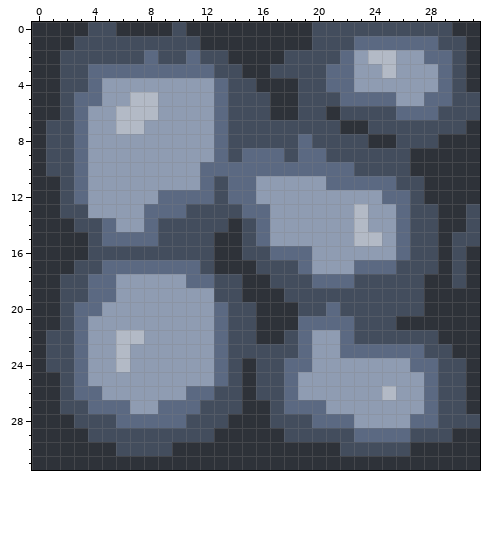
Pixel-art sprite -- assets/floortile.png. Above, as it was before the edit.
The file is 32x32 pixels.
The result:
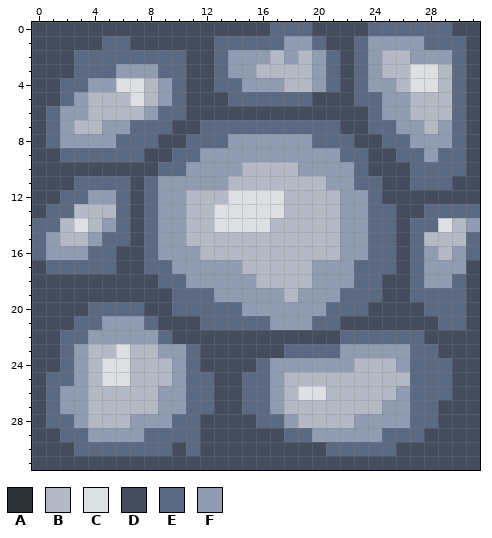
Palette (. is transparent): A #2e3239  B #b3bac6  C #dddfe3  D #434d5d  E #5b6982  F #8f9cb2
Diff:
Changed rows in their new state; - is an unchanged pixel.
first column x 0:
 0 DDDD--DDDD-DDDDDDEEE----EEEEEEDD
 1 DDD--EE-----DEEEEEFFE---FFFF-EED
 2 DD-EEEEE-EED-EFFFBFBFEDEF-B-FFED
 3 DD-E--FFF--DDEFFBBBBF-DE--BCCBED
 4 DDEEF-CCB-EDD-EFFFBBF-DE--BCCBED
 5 DDEFBBBC--EDDDEEEEEE--D--F-BBBE-
 6 DEFFBB--FEEDDD---DD--D--EFFBBBE-
 7 DEFBB-FEEEDDE-EEEEEEEEDDEEFFBFED
 8 DEFF--EEEDDEE-FFFFFFEEE-DEEFFFED
 9 D-E-EEEEDDEE-FFFFFFFFFEE--EEFEED
10 D--DDDDDDEE-FFFBBBBFFFFE---EEEED
11 DD--EEEDE---FFBBBBBBBFF--D-EEEDD
12 DDE---EDEFFBBBCCCCBBBB--EDD-DDDD
13 DEEBBBED-FFBBCCCCCBBBB-FEED-EEEE
14 EEBCBFED-FFBBCCCCBBBBB-FEEDEECBF
15 EFBBF--D-FFBBBBBBBBBBB-FEEDEBBBE
16 EFFFEE--EFFFBBBBBBBBBB--EEDEFBFE
17 DEEEE-DD--FFFFFBBBBB-------EFFFD
18 DD--DDDDDEEFFFFFBBBBFFFEE--EFFED
19 DD--DDDDDDEEEFFFFFBFFFEEE--EEEED
20 DD-D-EEEDDEEE-EFFFFFF-EE----EEED
21 DD--E---EDDDE-EEEFFF--D---DDDEED
22 D-E---FF-EDDDD--DD-DDD-EEEEE-DDD
23 D-EFBBCBB--EDD----E-EEFFFFF-E-DD
24 D-EFBCCBBB-EDD-DEFFF---BBB---E-D
25 DEEFBCCBBB-EED-EEFBBBBBBBBBE-E-D
26 DEFFBBBBB------EEFBCCBBBB--E-E-D
27 DEFFBBBBBFF-E--EEFBBBBBBB--E---D
28 DEEFBBBFFF-E--DDEEFBBBB---------
29 DDEEFFFFEEEE-DDDDDEEFFFFF--E--DD
30 DDDEEEEEEEDEDDDDDDDDDEEEEE-DDDDD
31 DDDDDDDDDDDDDDDDDDDDDDDDDDDDDDDD
Where, in picture pixels (left, top, right, bottom), the same in both pictures:
changed: (32, 22, 480, 470)
